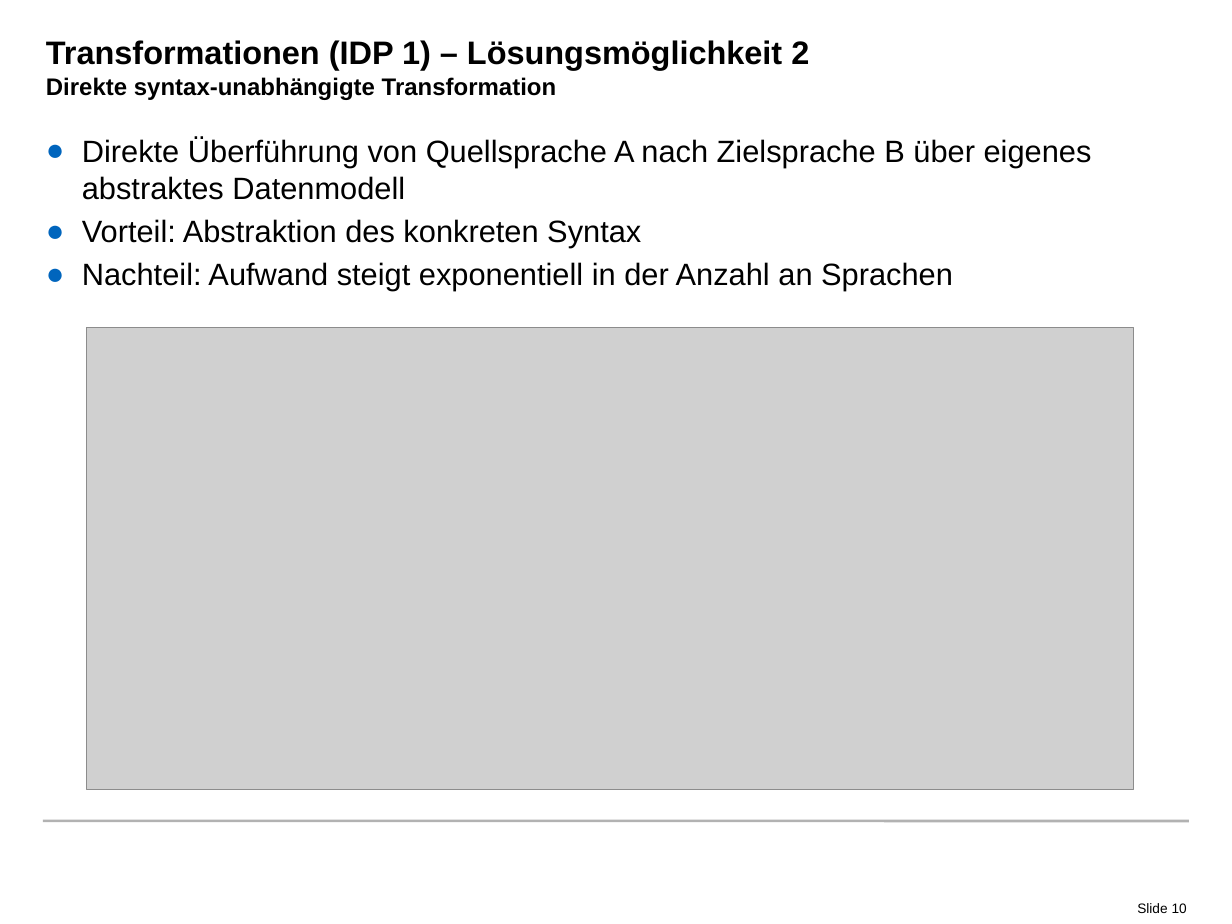
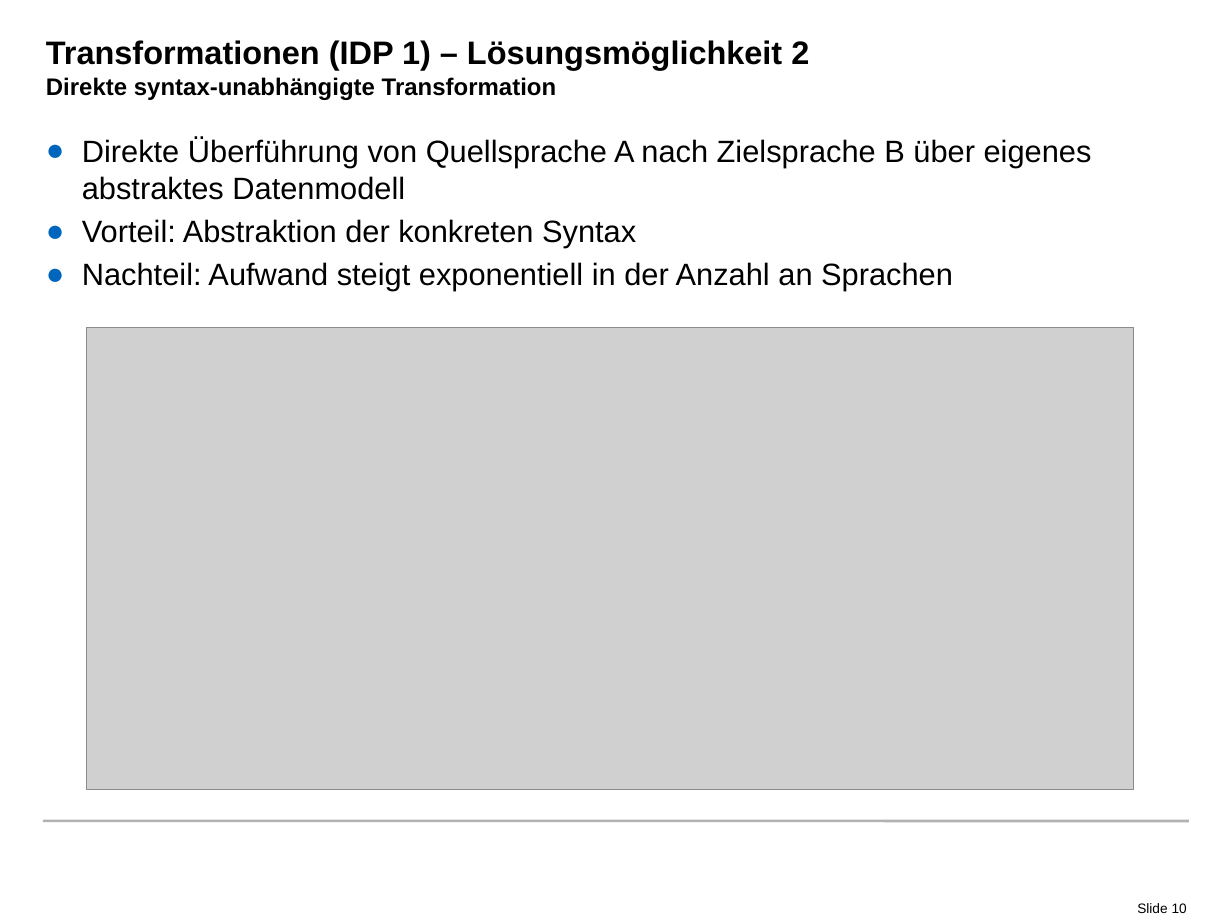
Before and after one commit to radke-tum/idp, a slide deck: slide 10 of pssif/doc/PSSIF.pptx. Drawn at 1232x924 pixels with LibreOffice and Linux fonts; fonts in the diff are those of the drawing; grey boxes stand for pictures; background and template pictures are left out. Boxes give left, top, right and bottom in pixels: in the first picture for what was removed or moved away, otherwise in the second. Text is boxed around its words. In the diff, an @@ line names an element or a change of style, - is before the commit and + after.

```diff
--- a/pssif/doc/PSSIF.pptx
+++ b/pssif/doc/PSSIF.pptx
@@ text at <box>82,219,636,248</box>: text changed @@
-● Vorteil: Abstraktion des konkreten Syntax
+● Vorteil: Abstraktion der konkreten Syntax
```
Also in this commit, not shown: 12 other slides changed, 3 slides added, 2 slides removed.
